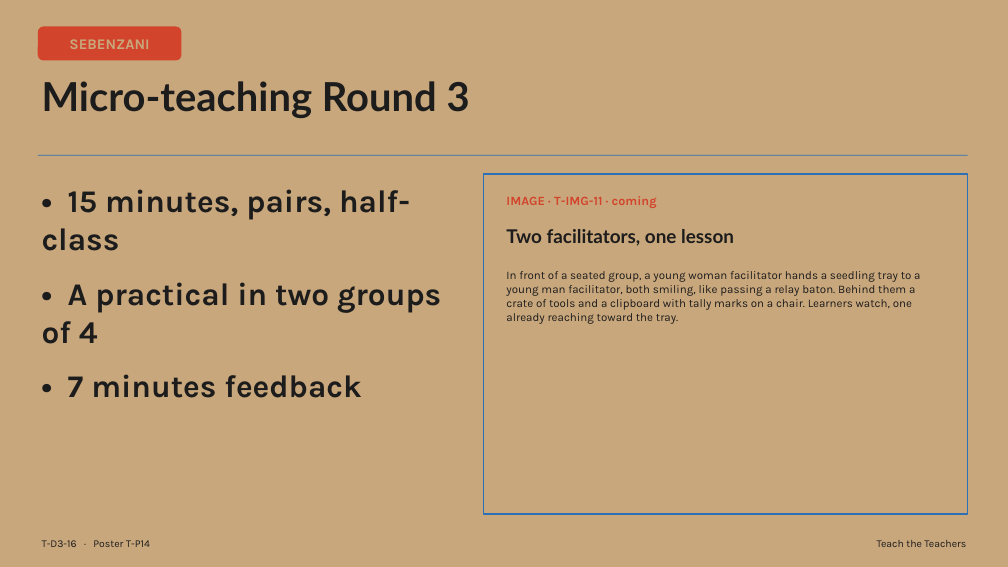
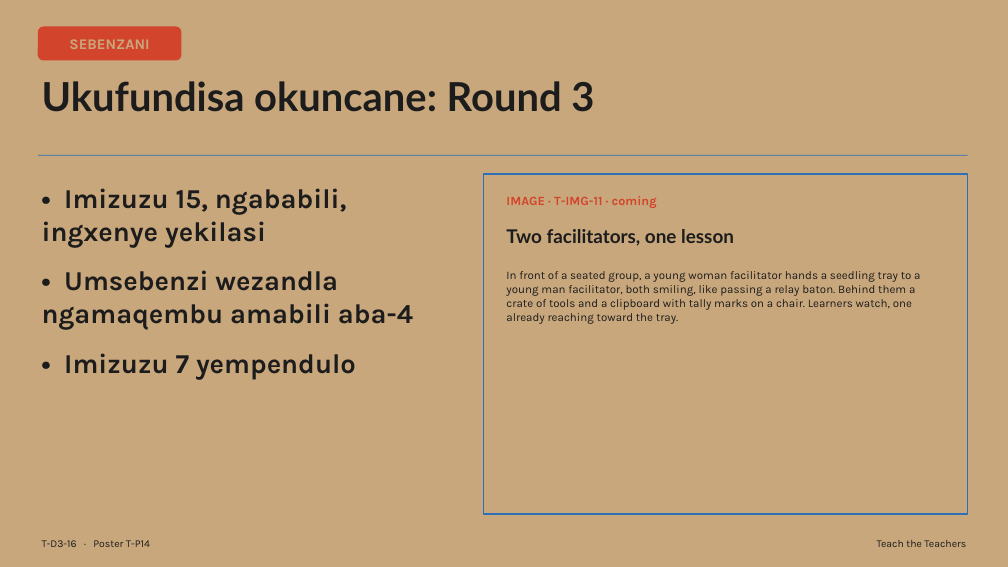
Before and after one commit to rorymclark-prog/ImbewuField, a slide deck: slide 16 of courses/build/teach-the-teachers/T-D3.zu.pptx. Drawn at 1008x567 pixels with LibreOffice and Linux fonts; fonts in the diff are those of the drawing. Boxes give left, top, right and bottom in pixels: in the first picture for what was removed or moved away, otherwise in the second. Text is boxed around its words. In the diff, an @@ line names an element or a change of style, - is before the commit and + after.

```diff
--- a/courses/build/teach-the-teachers/T-D3.zu.pptx
+++ b/courses/build/teach-the-teachers/T-D3.zu.pptx
@@ text at (42,81,594,112): text changed @@
-Micro-teaching Round 3
+Ukufundisa okuncane: Round 3
@@ text at (42,188,413,380): text changed; size 30 to 26 pt @@
-• 15 minutes, pairs, half-class
-• A practical in two groups of 4
-• 7 minutes feedback
+• Imizuzu 15, ngababili, ingxenye yekilasi
+• Umsebenzi wezandla ngamaqembu amabili aba-4
+• Imizuzu 7 yempendulo
```
Also in this commit, not shown: 17 other slides changed, 38 other files.
